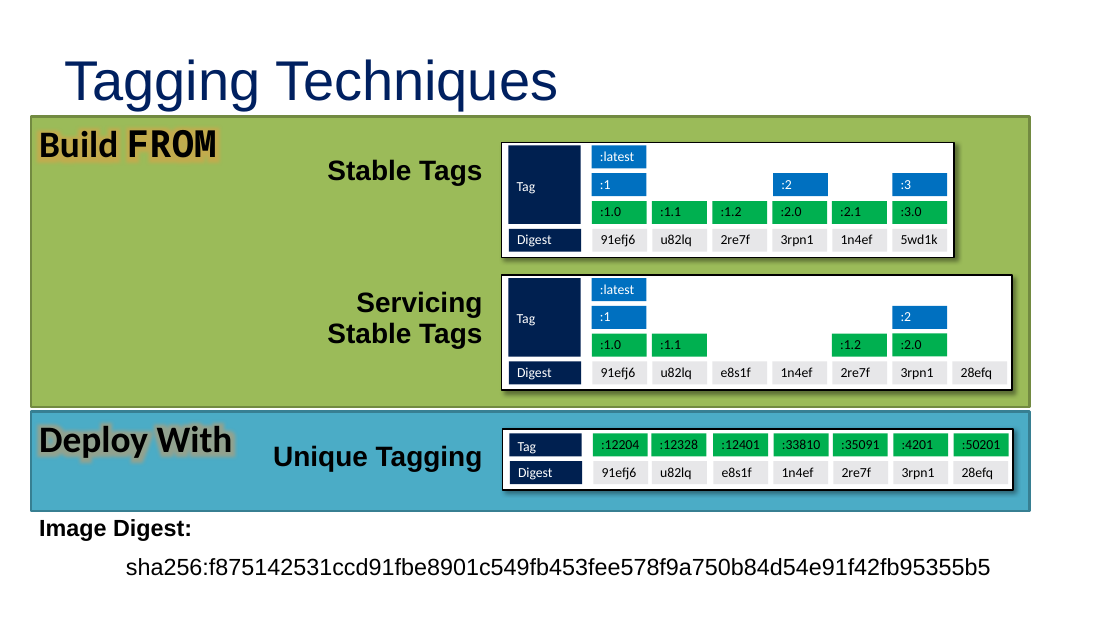
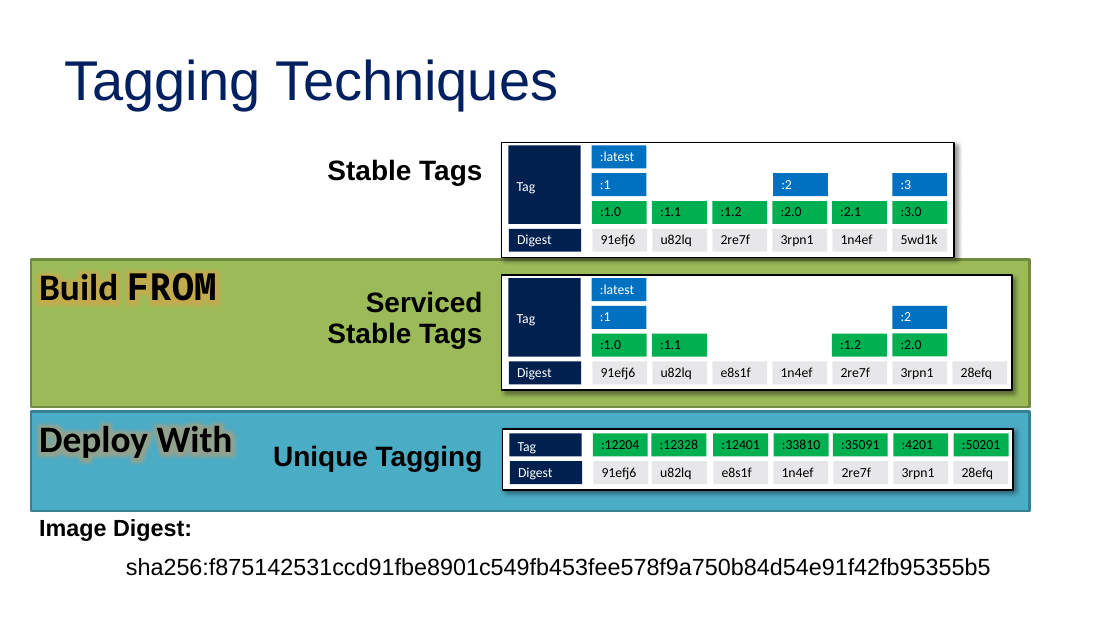
Before and after one commit to SteveLasker/Presentations, a slide deck: slide 7 of CloudContainersLive19-OSandFxPatching.pptx. Drawn at 1120x630 pixels with LibreOffice and Linux fonts; fonts in the diff are those of the drawing; background and template pictures are left out. Boxes give left, top, right and bottom in pixels: in the first picture for what was removed or moved away, otherwise in the second. Text is boxed around its words. In the diff, an @@ line names an element or a change of style, - is before the commit and + after.

```diff
--- a/CloudContainersLive19-OSandFxPatching.pptx
+++ b/CloudContainersLive19-OSandFxPatching.pptx
@@ rectangle "Build FROM": place and size @@
-rectangle "Build FROM" at box(31, 117, 1030, 408)
+rectangle "Build FROM" at box(31, 260, 1030, 408)
@@ text at box(327, 291, 483, 348): text changed @@
-Servicing
-Stable Tags
+Serviced
+Stable Tags
```
Also in this commit, not shown: 5 other slides changed, 1 slide added, 2 slides removed, 1 other file.
